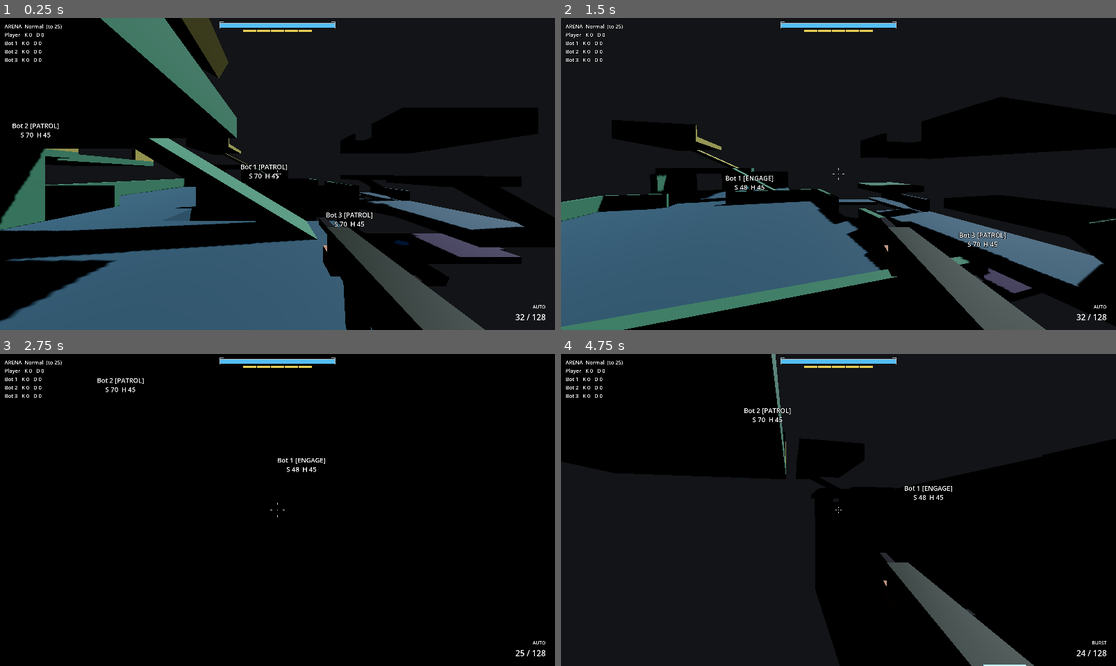
Above: before the commit, frames 1-4 (two rows, left to right).
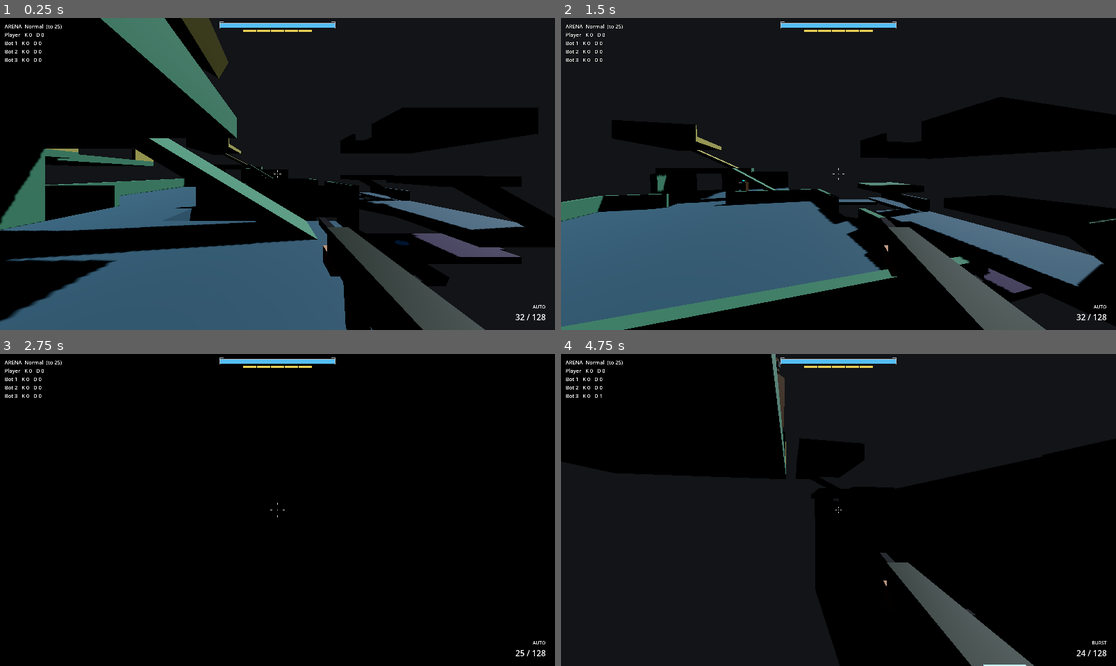
Above: after the commit, the same moments.

Repository: StudioSadTouch/Project-Long-Colt
Game: Godot game, scene res://scenes/main/arena_lockout.tscn
The game is run twice, just before and just after one commit, with the same random seed, the same clock (stepped at 60 frames per second) and the same inputs.
Inputs (mouse positions are in pixels of both pictures, inside the frame that each line leads up to):
- Up to frame 1 (0.25 s): no input
- Up to frame 2 (1.5 s): tap Enter at 0.5 s; move the mouse to (832, 180) at 0.52 s; hold Right mouse button (action_alt_fire) 0.53-1.28 s; hold W (action_move_forward) from 0.53 s (still down); tap Space (action_jump) at 0.77 s; move the mouse to (877, 177) at 1.27 s; tap Ctrl (action_crouch) at 1.35 s
- Up to frame 3 (2.75 s): keep holding W (action_move_forward); tap Space (action_jump) at 1.52 s; move the mouse to (233, 506) at 2.02 s; press the mouse at (233, 506) at 2.03 s
- Up to frame 4 (4.75 s): move the mouse to (844, 510) at 2.77 s; release W (action_move_forward) at 2.78 s; release the mouse at (844, 510) at 2.78 s; hold A (action_move_left) 2.78-3.53 s; tap F (action_fire_select) at 2.85 s; tap Space (action_jump) at 3.02, 3.77, 4.52 s; move the mouse to (816, 503) at 3.52 s; hold E (action_interact) 3.53-4.28 s; hold W (action_move_forward) from 3.53 s (still down); move the mouse to (866, 510) at 4.27 s; tap V (action_melee) at 4.35 s

The runs differ from the first frame. In frame 1, 0.3% of the frame differs, in the area x 2-68%, y 33-68%; in frame 2, 0.3%; in frame 3, 0.2%; in frame 4, 0.4%, in the area x 7-71%, y 1-47%.

Commit message:
AI: LC review fixes (retreat re-arm, hidden bot labels, weapon split, minors)
MUST: re-arm the retreat roll on HealthShield.shield_full (once per shield pop, as specced).
MUST: Bot.show_debug_label (default false) hides the rig's through-wall Label3D.
- First AUTO spray starts at spray_time instead of 0.
- Weapon choice: rifle < 28 m, pistol beyond, +/-3 m hysteresis on the held weapon; rifle
  band 6-24 m so BURST covers mid range, pistol band 12-40 m.
- Low-mag reload check without integer division.
- Hurtbox resized only on stance changes.
- ArenaEvents prunes freed weapon ids from _watched.
- In-reach melee snaps to the body point (no aim error), like the lunge.

Diff:
--- a/scripts/ai/arena_events.gd
+++ b/scripts/ai/arena_events.gd
@@ -54,9 +54,17 @@
 func watch_weapon(weapon: Weapon, shooter: Node3D) -> void:
 	if weapon == null or _watched.has(weapon.get_instance_id()):
 		return
+	_prune_watched()
 	_watched[weapon.get_instance_id()] = true
 	weapon.fired.connect(_on_weapon_fired.bind(shooter))
 	weapon.hit_confirmed.connect(record_hit)
+
+
+## Bots build fresh weapons on every respawn; forget the ids of freed ones.
+func _prune_watched() -> void:
+	for id: int in _watched.keys():
+		if not is_instance_id_valid(id):
+			_watched.erase(id)
 
 
 func report_gunfire(source: Node3D) -> void:
--- a/scripts/ai/bot.gd
+++ b/scripts/ai/bot.gd
@@ -63,6 +63,9 @@
 @export var starting_weapons: Array[PackedScene] = []
 @export var difficulty: BotDifficulty
 @export var drop_weapon_on_death: bool = true
+## Name / state / shield / health above the bot. The rig's Label3D ignores depth, so it shows
+## through walls: debug only.
+@export var show_debug_label: bool = false
 ## Node whose position is get_aim_points().head. A node, not a hard-coded helmet centre, so it
 ## can move if AimAssist's head point moves (e.g. top/back of the helmet).
 @export var head_aim_path: NodePath = ^"Rig/AimHeadPoint"
@@ -90,6 +93,8 @@
 var _aim_dir: Vector3 = Vector3.FORWARD
 var _stand_probe: CapsuleShape3D
 var _layers: Dictionary = {}
+## Stance the hurtbox was last sized for (-1 = not yet): resized on stance changes only.
+var _hurtbox_stance: int = -1
 
 @onready var head: Node3D = $Head
 @onready var eye: Node3D = $Head/Eye
@@ -129,6 +134,8 @@
 	_give_starting_weapons()
 	if difficulty != null:
 		nav_agent.navigation_layers = 1 | (2 if difficulty.use_skill_jumps else 0)
+	if label != null:
+		label.visible = show_debug_label
 	_on_health_changed(health_shield.shield, health_shield.health)
 
 
@@ -232,6 +239,8 @@
 		return false
 	_melee_left = weapon.data.melee_cooldown
 	if distance <= weapon.data.melee_range:
+		# Halo melee: snap to the body point, no aim error (same as the lunge's arrival swing).
+		set_aim(target_point - eye.global_position)
 		weapon.melee()
 		return true
 	var duration := (distance - weapon.data.melee_range) / weapon.data.melee_lunge_speed + 0.1
@@ -481,8 +490,16 @@
 	head.position.y = _eye_height
 	var drop := STAND_EYE - _eye_height
 	rig.position.y = -drop
+	# Resizing a shape rebuilds it in the physics server, so only on a stance change; the box
+	# snaps to the stance's height while the eye and rig ease toward it.
+	var stance := 1 if crouched else 0
+	if stance == _hurtbox_stance:
+		return
+	_hurtbox_stance = stance
 	var box := hurtbox_shape.shape as BoxShape3D
-	var height := maxf(HURTBOX_HEIGHT - drop, HURTBOX_MIN_HEIGHT)
+	var height := maxf(
+		HURTBOX_HEIGHT - (STAND_EYE - CROUCH_EYE if crouched else 0.0), HURTBOX_MIN_HEIGHT
+	)
 	box.size = Vector3(box.size.x, height, box.size.z)
 	hurtbox_shape.position = Vector3(0.0, height * 0.5, 0.0)
 
--- a/scripts/ai/bot_brain.gd
+++ b/scripts/ai/bot_brain.gd
@@ -30,9 +30,16 @@
 const LIP_TRIGGER := 0.3
 const STUCK_TIME := 1.2
 const STUCK_DISTANCE := 0.4
-## Preferred engagement bands (m) per fire mode: AUTO (rifle) / SEMI (pistol).
-const RANGE_AUTO := Vector2(6.0, 18.0)
-const RANGE_SEMI := Vector2(10.0, 35.0)
+## Preferred engagement bands (m). Rifle: AUTO up close, BURST (past burst_switch_range,
+## 16-25 m by preset) at mid range, inside its 15-40 m falloff. Pistol: long range, where it has
+## no falloff until 35 m and the rifle has lost most of its damage.
+const RANGE_RIFLE := Vector2(6.0, 24.0)
+const RANGE_PISTOL := Vector2(12.0, 40.0)
+## Rifle below this distance, pistol above, with +/- WEAPON_SWITCH_HYSTERESIS so a bot near
+## the split doesn't swap back and forth: holding the rifle it switches past 31 m, holding the
+## pistol it switches back under 25 m.
+const WEAPON_SPLIT := 28.0
+const WEAPON_SWITCH_HYSTERESIS := 3.0
 const CORNERED_DISTANCE := 5.0
 const COVER_SEARCH_RADIUS := 25.0
 const PICKUP_SEEK_RADIUS := 40.0
@@ -103,6 +110,7 @@
 	_bot.damaged.connect(_on_damaged)
 	_bot.respawned.connect(func(_b: Bot) -> void: reset())
 	_bot.health_shield.shield_broken.connect(_on_shield_broken)
+	_bot.health_shield.shield_full.connect(_on_shield_full)
 	_bot.health_shield.shield_damaged.connect(_on_shield_damaged)
 	_bot.nav_agent.link_reached.connect(_on_link_reached)
 	_events = ArenaEvents.find(get_tree())
@@ -286,7 +294,7 @@
 	if _choose_pickup(OPPORTUNISTIC_PICKUP_RADIUS):
 		state = State.SEEK_PICKUP
 		return
-	if weapon != null and weapon.magazine < weapon.data.magazine_size / 2 and weapon.reserve > 0:
+	if weapon != null and weapon.magazine * 2 < weapon.data.magazine_size and weapon.reserve > 0:
 		weapon.reload()  # Halo bots reload out of combat
 	if state != State.PATROL:
 		state = State.PATROL
@@ -330,7 +338,8 @@
 
 func _on_engage_start() -> void:
 	_strafe_left = 0.0
-	_spray_left = 0.0
+	# A full first spray (0 would fire one round, then a full pause).
+	_spray_left = _diff.spray_time
 	_pause_left = 0.0
 	_has_goal = false
 	_pickup = null
@@ -370,8 +379,8 @@
 	var other := _bot.get_other()
 	if other == null or _bot.is_lunging():
 		return
-	var a := _weapon_score(active, dist)
-	var b := _weapon_score(other, dist)
+	var a := _weapon_score(active, dist, true)
+	var b := _weapon_score(other, dist, false)
 	if active != null and active.magazine <= 0 and active.reserve > 0 and other.magazine > 0:
 		# Halo: switching beats reloading under fire, for skilled players.
 		if _rng.randf() < _diff.weapon_switch_skill:
@@ -381,13 +390,17 @@
 		_bot.switch_weapon()
 
 
-func _weapon_score(w: BotWeapon, dist: float) -> float:
+## `held`: the active weapon gets the hysteresis margin, so switching needs a clear reason.
+func _weapon_score(w: BotWeapon, dist: float, held: bool) -> float:
 	if w == null or w.data == null or _bot.total_ammo(w) <= 0:
 		return -100.0
 	var auto := w.data.fire_mode == WeaponData.FireMode.AUTO
+	var split := WEAPON_SPLIT
+	if held:
+		split += WEAPON_SWITCH_HYSTERESIS if auto else -WEAPON_SWITCH_HYSTERESIS
 	if auto:
-		return 2.0 if dist < RANGE_AUTO.y else -0.5
-	return 2.0 if dist >= RANGE_AUTO.y else 0.5
+		return 2.0 if dist < split else -0.5
+	return 2.0 if dist >= split else 0.5
 
 
 # ------------------------------------------------------------------ states
@@ -456,9 +469,9 @@
 			if not points.is_empty() and _bot.try_melee(target, points.body):
 				_release_trigger()
 	# Range keeping, scaled by aggression.
-	var band := RANGE_AUTO
+	var band := RANGE_RIFLE
 	if weapon != null and weapon.data != null and weapon.data.fire_mode != WeaponData.FireMode.AUTO:
-		band = RANGE_SEMI
+		band = RANGE_PISTOL
 	var to_target := target.global_position - _bot.global_position
 	to_target.y = 0.0
 	var fwd := to_target.normalized() if to_target.length_squared() > 0.01 else Vector3.FORWARD
@@ -909,6 +922,11 @@
 	_consider_retreat()
 
 
+## One retreat roll per shield pop: a full recharge re-arms it.
+func _on_shield_full() -> void:
+	_retreat_rolled = false
+
+
 func _consider_retreat() -> void:
 	if _retreat_rolled or state == State.RETREAT or _bot.dead:
 		return
Not shown, changed: docs/ai/arena_ai_spec.md
